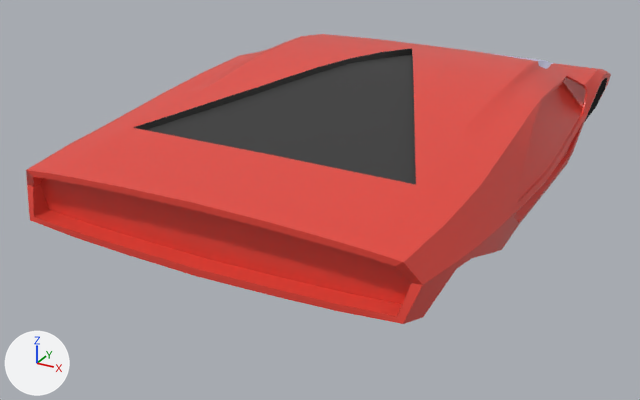
The FBX model test_export_car/Assets/stratos.fbx: old version first, new version second.
The view is the same before and after, from a camera (50 mm lens) standing at (2.78, -9.47, 3.09) and looking at (-0.48, -3.53, 0.12). The axes (+X, +Y, +Z) are drawn at lower left. The lights are the same throughout. Where no turn or scale is listed for an object, it has been applied to the vertices. Vertices at the same position are counted once.

The older version as bpy lines, for what is in view:
```python
mat_hidden = principled_material('hidden')
mat_hidden.base_color = (0.0374, 0.0374, 0.0374)  # black #363636
mat_hidden.roughness = 0.69
mat_paint_main = principled_material('paint_main')
mat_paint_main.base_color = (0.8, 0.0611, 0.0425)  # red #e7463a
mat_paint_main.roughness = 0.342
me_mesh = bpy.data.meshes.new('Mesh')
me_mesh.from_pydata(...)  # 775 vertices, 796 faces; spans x -1.45..1.45, y -5.87..-0.1, z 0.19..1.33
# faces by material slot: [616, 120, 60]
me_mesh.materials.append(mat_paint_main)  # red #e7463a
me_mesh.materials.append(mat_hidden)  # black #363636
me_mesh.materials.append(mat_window)  # white #cacbe7
# before: 204 (1.36, -4.46, 0.51) at pixel (501, 249)
ob_cube = bpy.data.objects.new('Cube', me_mesh)
ob_cube.location = (0.0, 0.0, 0.0)
```
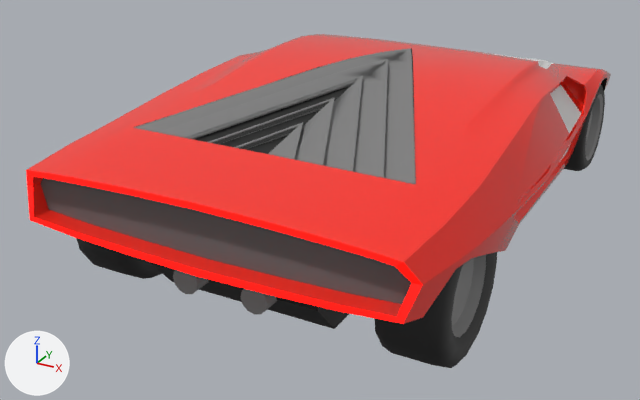
Boxes [x1, y1, x2, y2] around the edits, measured in the pictures (640 x 400 px; the box of a moved part takes in the faces that stretch with it):
'Cube', recoloured, surface changed, reshaped: [26, 34, 611, 324] in both
'Cube.001', added: after [134, 48, 416, 184]
'Circle.001', added (black): after [76, 238, 497, 368]
    faces in mat_tire (black #272727): [76, 238, 497, 368]
    faces in mat_wheel_metal (grey #868686): [452, 255, 486, 337]
'Cube.003', added (black): after [150, 262, 349, 329]
'Circle', added: after [564, 85, 605, 171]
    faces in mat_tire (black #272727): [564, 85, 605, 171]
    faces in mat_wheel_metal (grey #868686): [585, 94, 603, 161]
'Cylinder.001', added: after [173, 270, 277, 314]
part 1 of me_mesh, built on: before [307, 34, 586, 208]; after [306, 34, 586, 208]
part 2 of me_mesh, moved or reshaped: [493, 218, 520, 253] in both
part 3 of me_mesh, recoloured: [40, 178, 411, 304] in both
part 4 of me_mesh, recoloured: [26, 170, 422, 324] in both

The change, as a list of edits to the scene's bpy script:
```text
Change mat_paint_main:
    mat_paint_main.base_color: (0.8, 0.0611, 0.0425) -> (1.0, 0.025, 0.0132)  # red #e7463a -> red #ff2c1e
    mat_paint_main.roughness: 0.342 -> 0.0
Change mat_hidden:
    mat_hidden.base_color: (0.0374, 0.0374, 0.0374) -> (0.0122, 0.0122, 0.0122)  # black #363636 -> black #1d1d1d
Add mat_material_003:
    mat_material_003 = principled_material('Material.003')
    mat_material_003.base_color = (0.8, 0.0019, 0.0)  # red #e70600
    mat_material_003.roughness = 0.69
    mat_material_003.emission_color = (0.8, 0.0019, 0.0)  # red #e70600
    mat_material_003.emission_strength = 2.0
Add mat_material:
    mat_material = principled_material('Material')
    mat_material.base_color = (0.138, 0.138, 0.138)  # dark grey #686868
    mat_material.roughness = 0.69
Change me_mesh:
    verts and faces of me_mesh; kept vertices keep their numbers, new ones are numbered from 775
    remove me_mesh.from_pydata(...)  # 775 vertices, 796 faces; spans x -1.45..1.45, y -5.87..-0.1, z 0.19..1.33
    add me_mesh.from_pydata(...)  # 813 vertices, 834 faces; spans x -1.45..1.45, y -5.87..-0.1, z 0.19..1.33
    me_mesh part 1
    6 vertices are removed from x -1.34..1.34, y -2.59, z 0.72..0.75
    46 faces are deleted
    39 vertices are added at x -1.35..1.35, y -2.74..-2.58, z 0.19..1.3
    5 new vertices lie (0.0, -0.19, 0.0) away from vertices in x -0.78..0.78, y -2.63, z 0.19
    78 new faces join them, mat_paint_main (red #ff2c1e)
    6 new faces join them, mat_window (white #e7e7e7)
    me_mesh part 2
    add verts[204] = (1.38, -4.46, 0.51)  # moved, pixel (505, 250)
    me_mesh part 3: 16 faces spanning x -1.3..1.3, y -5.74, z 0.69..1.06 switch from mat_paint_main (red #e7463a) to mat_material (dark grey #686868)
    me_mesh part 4: 20 faces spanning x -1.35..1.35, y -5.87..-5.8, z 0.64..1.1 switch from mat_paint_main (red #e7463a) to mat_material_003 (red #e70600)
    add me_mesh.materials.append(mat_material_002)  # yellow #ffe97a
Add ob_cube_001:
    ob_cube_001 = bpy.data.objects.new('Cube.001', me_cube_004)  # 1312 vertices, 1306 faces; spans x -1.02..1.02, y -0.89..1.38, z -0.12..0.11; in mat_material_005 (grey #7e7e7e)
    ob_cube_001.location = (0.0, -4.239, 1.218)
Add ob_cube_003:
    ob_cube_003 = bpy.data.objects.new('Cube.003', me_cube_002)  # 12 vertices, 10 faces; spans x -0.62..0.62, y -0.65..0.86, z -0.23..0.32; in mat_hidden (black #1d1d1d)
    ob_cube_003.location = (0.0, -4.901, 0.419)
Add ob_cylinder_001:
    ob_cylinder_001 = bpy.data.objects.new('Cylinder.001', me_cylinder_005)  # a 12-sided cylinder along y spanning x 0.156..0.342, y -5.666..-5.07, z 0.352..0.538; a 12-sided cylinder along y spanning x -0.342..-0.156, y -5.666..-5.07, z 0.352..0.538; in mat_wheel_metal (grey #868686)
    ob_cylinder_001.location = (0.0, 0.0, 0.0)
Add ob_circle_001:
    ob_circle_001 = bpy.data.objects.new('Circle.001', me_circle_002)  # 418 vertices, 418 faces; spans x -1.37..1.37, y -0.57..0.43, z -0.36..0.64; in mat_wheel_metal (grey #868686), mat_tire (black #272727)
    ob_circle_001.location = (0.0, -4.926, 0.35)
Add ob_circle:
    ob_circle = bpy.data.objects.new('Circle', me_circle_003)  # 418 vertices, 418 faces; spans x -1.27..1.27, y -0.42..0.43, z -0.35..0.5; in mat_wheel_metal (grey #868686), mat_tire (black #272727)
    ob_circle.location = (0.0, -1.48, 0.35)
```
